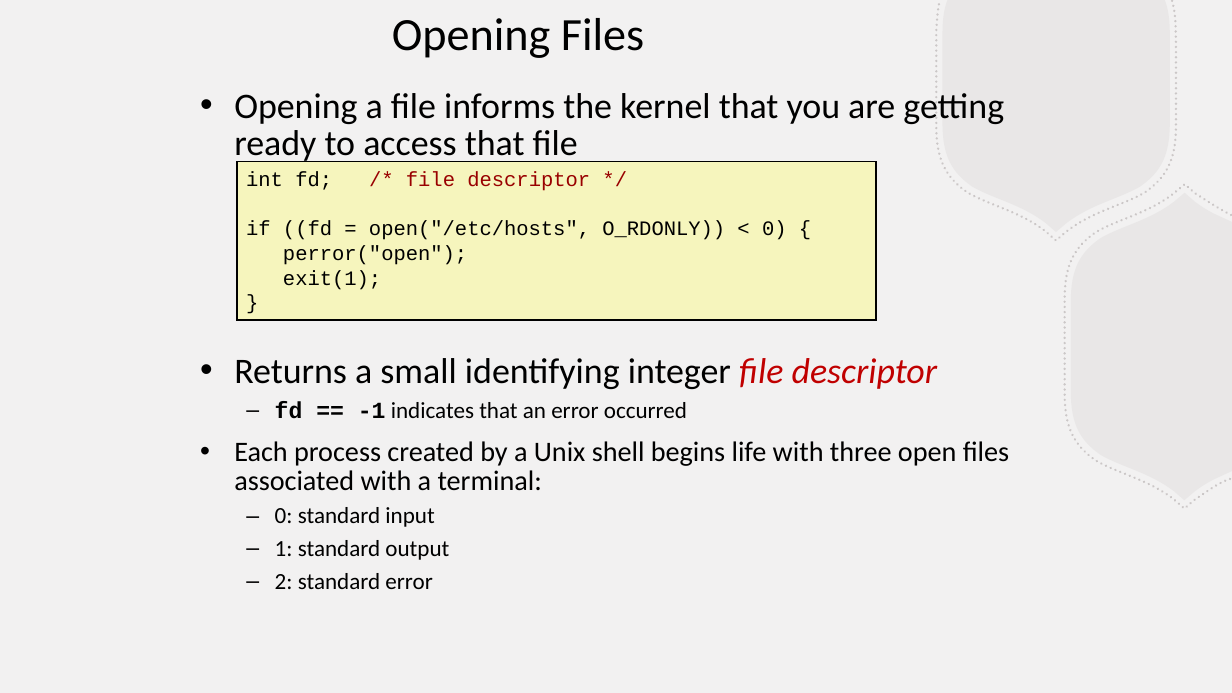
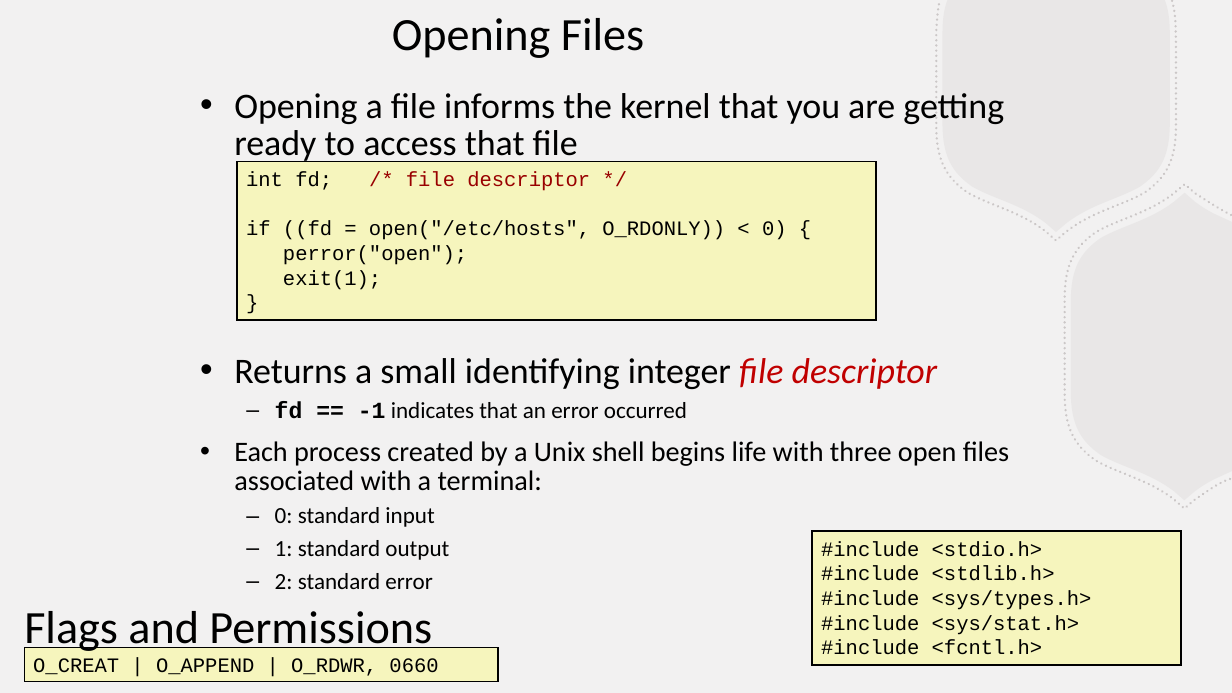
Before and after one commit to BillJr99/Ursinus-CS376, a slide deck: slide 5 of files/lectures/fileio.pptx. Drawn at 1232x693 pixels with LibreOffice and Linux fonts; fonts in the diff are those of the drawing. Boxes give left, top, right and bottom in pixels: in the first picture for what was removed or moved away, otherwise in the second. Text is boxed around its words. In the diff, an @@ line names an element or a change of style, - is before the commit and + after.

Commit message:
Flags and headers

```diff
--- a/files/lectures/fileio.pptx
+++ b/files/lectures/fileio.pptx
@@ rectangle added at (x1=812, y1=531, x2=1181, y2=665), fill #F6F5BD, outline #000000 0.99 pt, 16 pt, text #000000 @@
+#include <stdio.h>
+#include <stdlib.h>
+#include <sys/types.h>
+#include <sys/stat.h>
+#include <fcntl.h>
@@ text added at (x1=24, y1=611, x2=432, y2=655), 36 pt, text #000000 @@
+Flags and Permissions
@@ rectangle added at (x1=24, y1=647, x2=498, y2=681), fill #F6F5BD, outline #000000 0.99 pt, 16 pt, text #000000 @@
+O_CREAT | O_APPEND | O_RDWR, 0660
```
